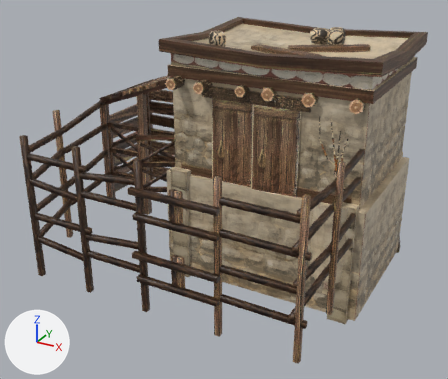
The COLLADA model art/meshes/structural/mino_corral.dae, before and after one commit.
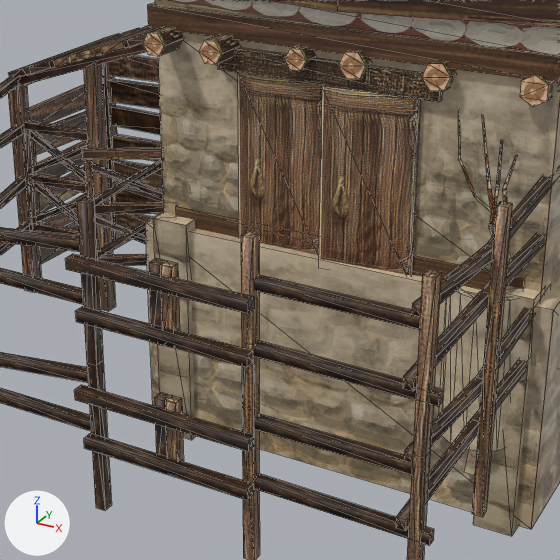
Old and new are each drawn whole from a camera (50 mm lens) standing at (0.372, -0.654, 0.316) and looking at (-0.006, 0.033, -0.027) and again close up on the part from 21% to 82% of the width and 17% to 89% of the height. The axes (+X, +Y, +Z) are drawn at lower left. The lights are the same throughout. The older version's two pictures come first. The close-ups show mesh edges as thin lines. Vertices at exactly the same position are counted once.
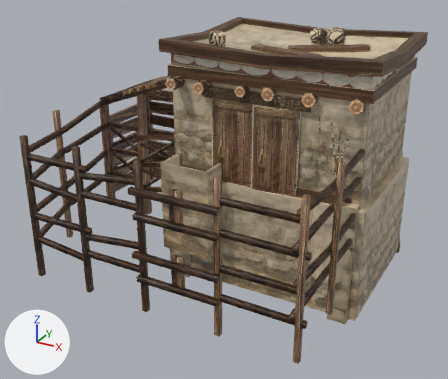
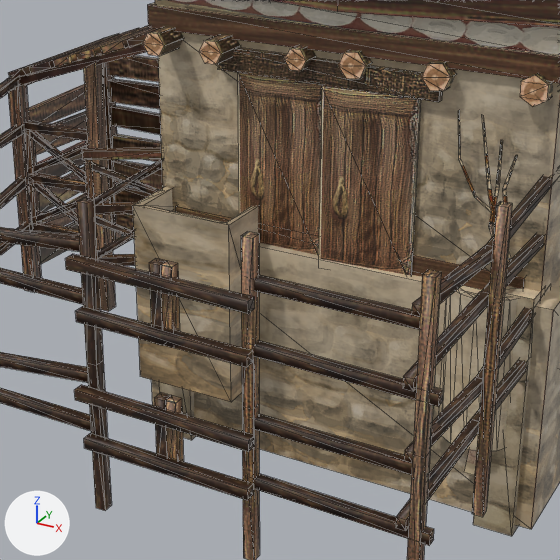
Where the change shows, as pixel boxes (x1, y1, x2, y2) in the close-ups (560 x 560 px):
part 1 of me_cube_005, added (brown): after (133, 187, 258, 402)

The change, as a diff of the scene's bpy script:
```diff
--- a/art/meshes/structural/mino_corral.dae.py
+++ b/art/meshes/structural/mino_corral.dae.py
@@ me_cube_005 @@
 # used by ob_cube_001; location = (0.0, 0.0, 0.0)
-me_cube_005.from_pydata(...)  # 1304 vertices, 1686 faces; spans x -0.206..0.204, y -0.19..0.288, z -0.189..0.187
+me_cube_005.from_pydata(...)  # 1320 vertices, 1706 faces; spans x -0.206..0.204, y -0.19..0.288, z -0.189..0.187
+# me_cube_005 part 1: a new loose piece of 16 vertices spanning x -0.064..0.006, y -0.033..0.019, z -0.1..0.024, in mat_material_001 (picture img_mino_struct_png)
 me_cube_005.materials.append(mat_material_001)
```
